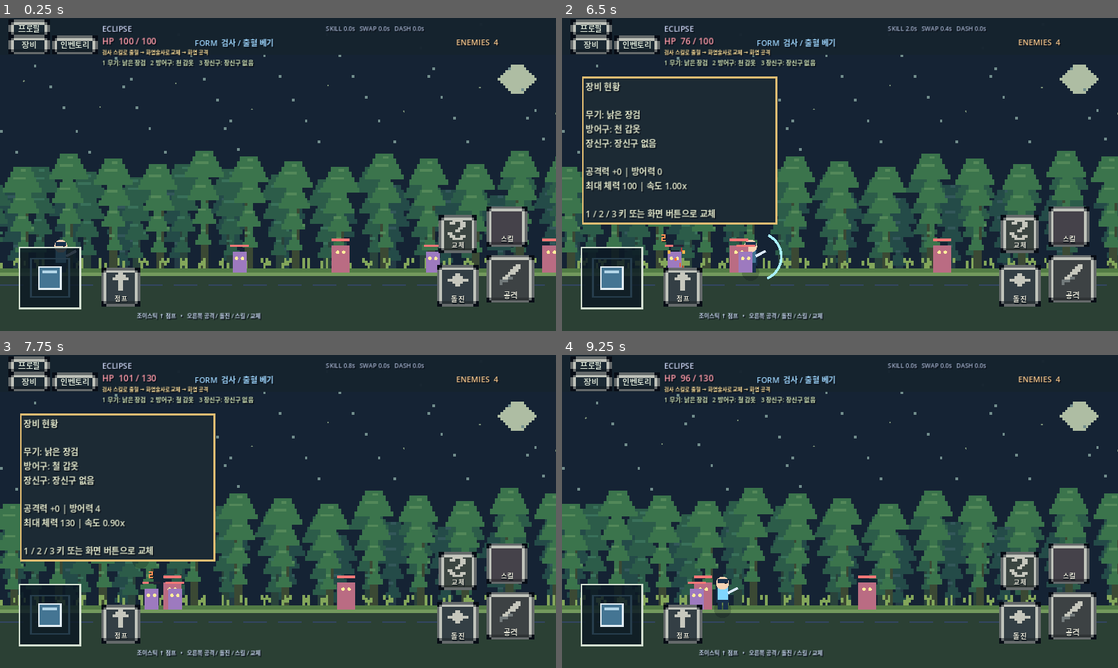
Above: before the commit, frames 1-4 (two rows, left to right).
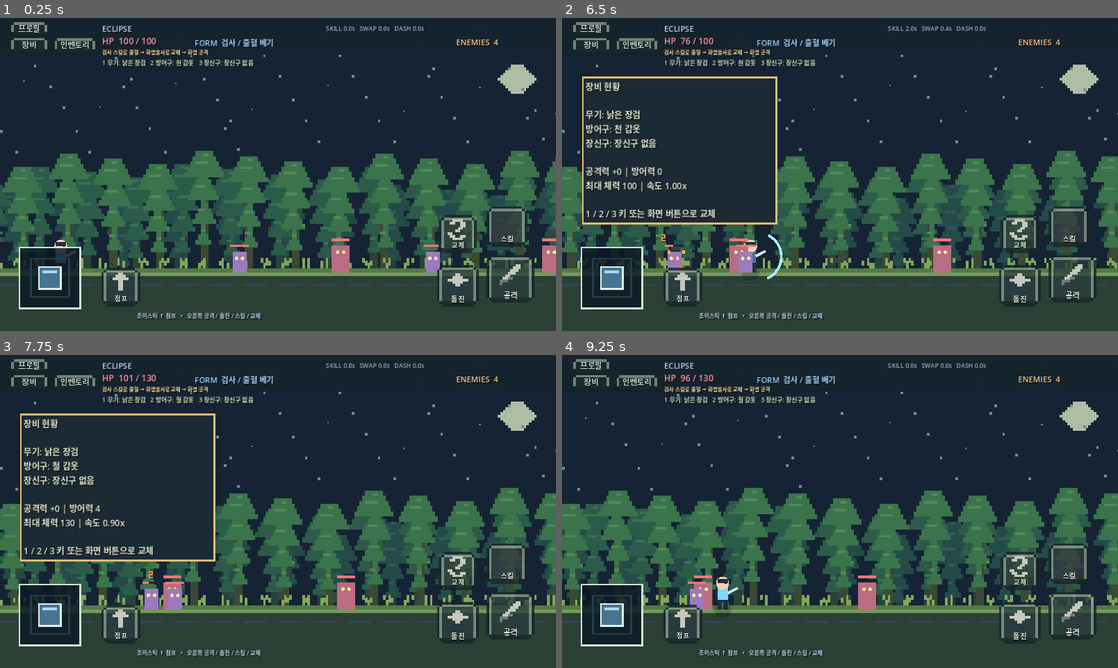
Above: after the commit, the same moments.

Repository: ogw07222-tech/eclipse
Game: Godot game, scene res://scenes/main.tscn
The game is run twice, just before and just after one commit, with the same random seed, the same clock (stepped at 60 frames per second) and the same inputs.
Inputs (mouse positions are in pixels of both pictures, inside the frame that each line leads up to):
- Up to frame 1 (0.25 s): no input
- Up to frame 2 (6.5 s): click "장비" at 0.5 s; tap Enter at 1.25 s; drag from (612, 277) to (895, 105) at 1.27 s; drag from (728, 190) to (812, 237) at 2.02 s; move the mouse to (895, 105) at 2.77 s; hold A (left) 2.78-3.5 s; tap L (swap) at 2.85 s; drag from (812, 237) to (673, 127) at 3.52 s; move the mouse to (1006, 221) at 4.27 s; hold D (right) 4.28-5 s; tap X at 4.35 s; tap Space (jump) at 4.52 s; drag from (673, 127) to (756, 96) at 5.02 s; move the mouse to (867, 174) at 5.77 s; hold D (right) from 5.78 s (still down); tap Tab at 5.85 s; click (867, 174) at 5.92 s
- Up to frame 3 (7.75 s): release D (right) at 6.5 s; drag from (194, 433) to (166, 527) at 6.52 s; move the mouse to (400, 495) at 7.27 s; hold A (left) from 7.28 s (still down); tap 2 at 7.35 s; tap Space (jump) at 7.52 s
- Up to frame 4 (9.25 s): release A (left) at 8 s; drag from (728, 527) to (812, 574) at 8.02 s; move the mouse to (895, 442) at 8.77 s; hold D (right) from 8.78 s (still down); tap I at 8.85 s

The runs differ from the first frame. In frame 1, 2.6% of the frame differs, in the area x 1-97%, y 0-93%; in frame 2, 2.7%; in frame 3, 2.6%; in frame 4, 2.7%.

Commit message:
style: reduce heavy chrome and integrate buttons with forest palette

Diff:
--- a/scripts/pixel_theme.gd
+++ b/scripts/pixel_theme.gd
@@ -4,13 +4,13 @@
 # DESIGN_GUIDELINE_1: hard-edged, integer-grid UI with a limited palette.
 const INK := Color("#101923")
 const PANEL := Color("#1c2a34")
-const LIGHT := Color("#d4e0d2")
+const LIGHT := Color("#c6d0c5")
 const SHADE := Color("#080d16")
 const GOLD := Color("#e3bd72")
-const ATTACK := Color("#3d4244")
-const DASH := Color("#343f45")
-const SKILL := Color("#45424a")
-const SWAP := Color("#3b4541")
+const ATTACK := Color("#283d3c")
+const DASH := Color("#283b40")
+const SKILL := Color("#34383d")
+const SWAP := Color("#304039")
 
 # 48x48 sprite frame, nine-sliced so corners stay exactly 12x12 pixels.
 # Image pixels are drawn without AA; no web-style flat gradient/button border.
@@ -18,7 +18,7 @@
 	# 8x8 logical pixels, expanded x6 to exactly 48x48 physical pixels.
 	var image := Image.create(48, 48, false, Image.FORMAT_RGBA8)
 	image.fill(Color.TRANSPARENT)
-	var palette := [SHADE, Color("#656a6b"), Color("#c0c3bb"), base_color, base_color.darkened(0.22)]
+	var palette := [Color.TRANSPARENT, Color("#142627", 0.83), Color("#89978b", 0.82), Color(base_color.r, base_color.g, base_color.b, 0.75), Color("#182a2b", 0.84)]
 	if active:
 		palette[2] = Color("#e1dfd0")
 		palette[3] = base_color.darkened(0.25)
